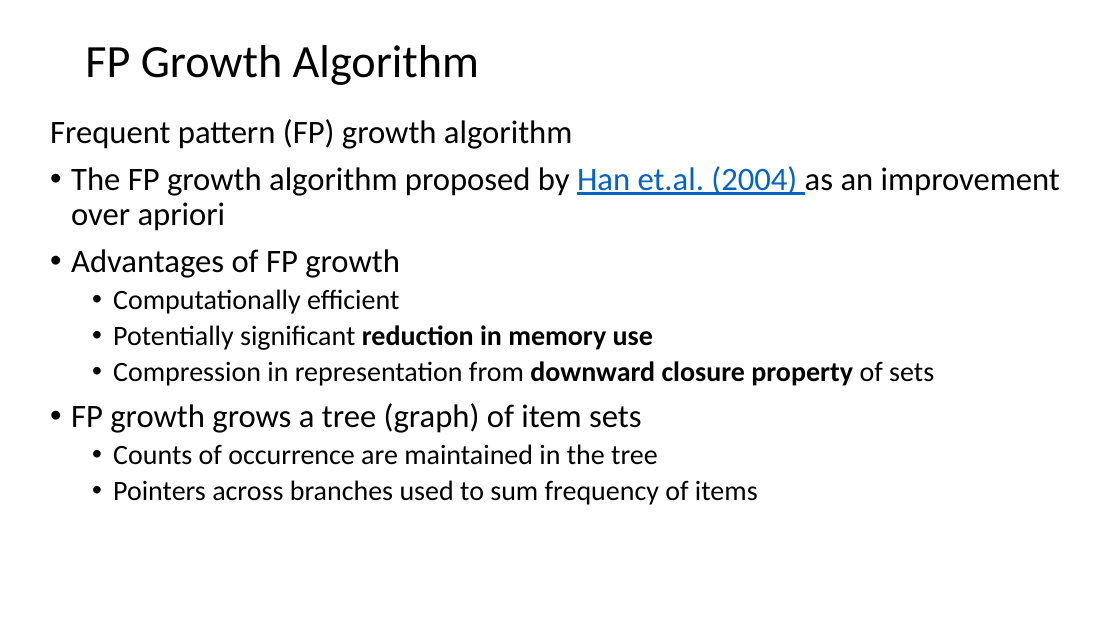
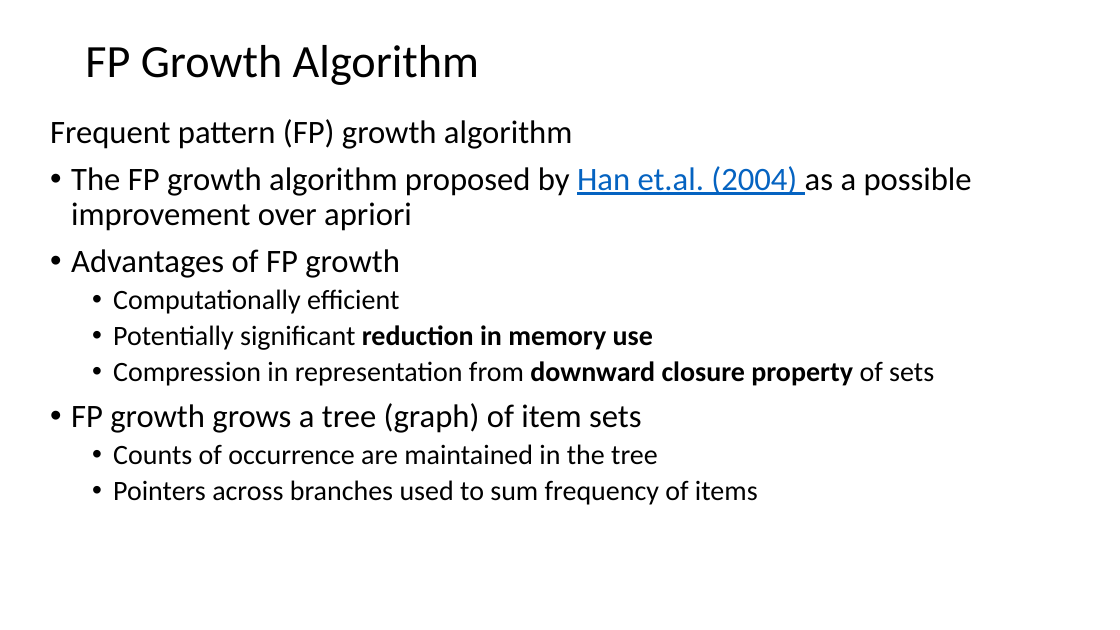
Before and after one commit to StephenElston/CSCI-E-108, a slide deck: slide 38 of slides/11_AssociationsFrequentItems.pptx (slide 33 before the commit). Drawn at 1120x630 pixels with LibreOffice and Linux fonts; fonts in the diff are those of the drawing. Boxes give left, top, right and bottom in pixels: in the first picture for what was removed or moved away, otherwise in the second. Text is boxed around its words. In the diff, an @@ line names an element or a change of style, - is before the commit and + after.

```diff
--- a/slides/11_AssociationsFrequentItems.pptx
+++ b/slides/11_AssociationsFrequentItems.pptx
@@ text at [71, 166, 972, 231]: text changed @@
-• The FP growth algorithm proposed by Han et.al. (2004) as an improvement over apriori
+• The FP growth algorithm proposed by Han et.al. (2004) as a possible improvement over apriori
```
Also in this commit, not shown: 6 other slides changed, 5 slides added.
